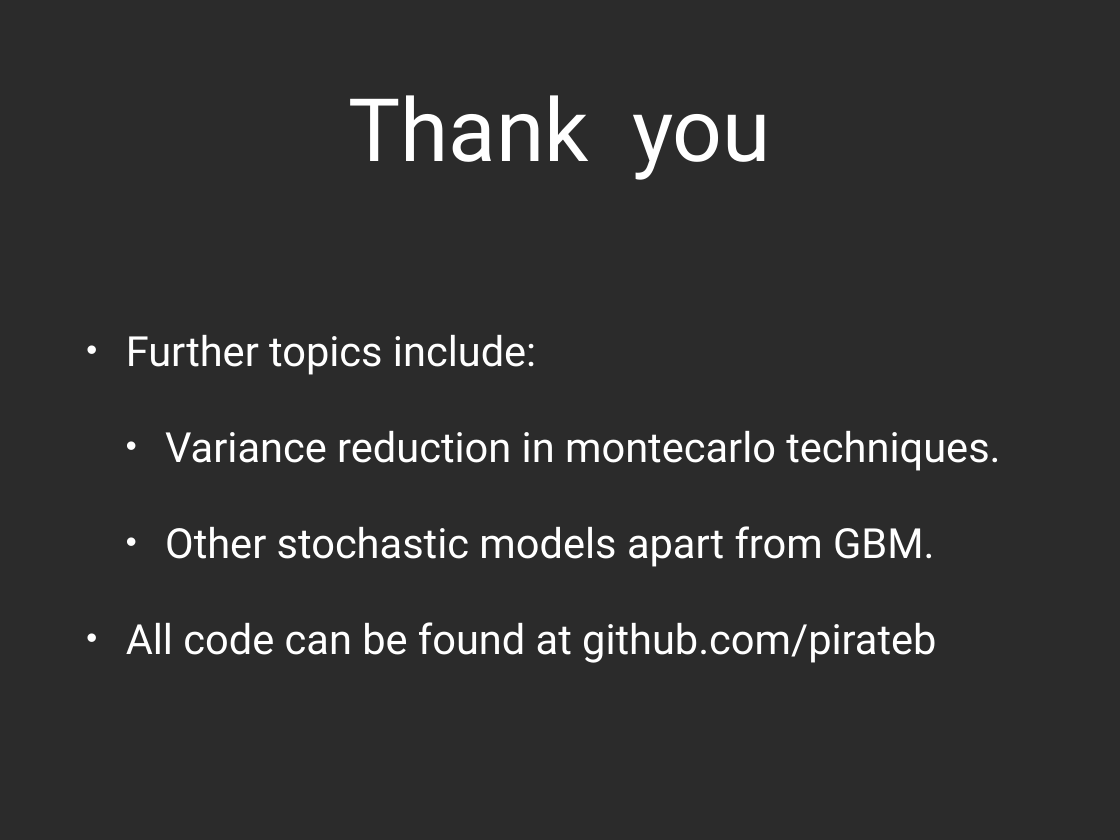
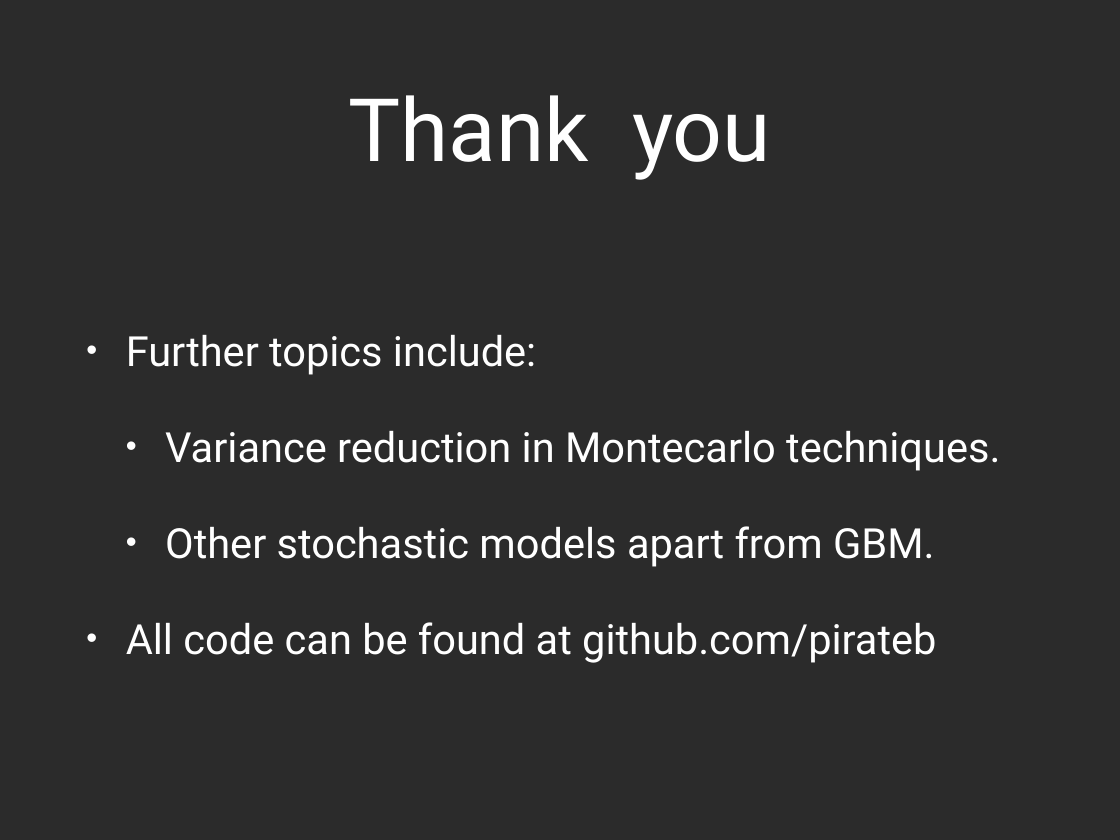
Before and after one commit to pirateb/barrier_options, a slide deck: slide 12 of presentation.pptx. Drawn at 1120x840 pixels with LibreOffice and Linux fonts; fonts in the diff are those of the drawing; background and template pictures are left out; a plain dark background stands for a picture behind light text. Boxes give left, top, right and bottom in pixels: in the first picture for what was removed or moved away, otherwise in the second. Text is boxed around its words. In the diff, an @@ line names an element or a change of style, - is before the commit and + after.

Commit message:
minor update

```diff
--- a/presentation.pptx
+++ b/presentation.pptx
@@ text at box(165, 431, 1000, 471): text changed @@
-  • Variance reduction in montecarlo techniques.
+  • Variance reduction in Montecarlo techniques.
```
Also in this commit, not shown: 1 other slide changed.
